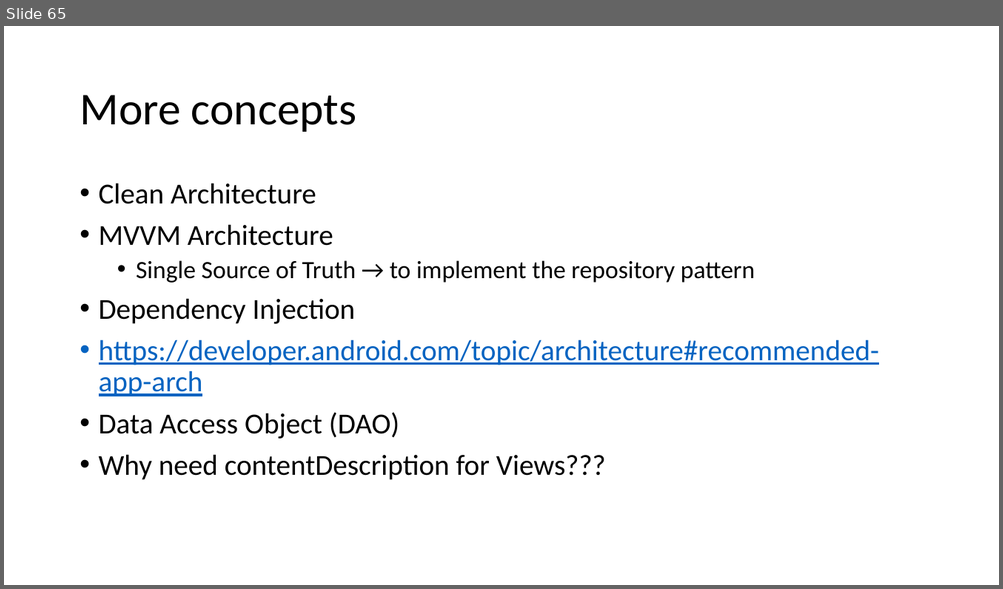
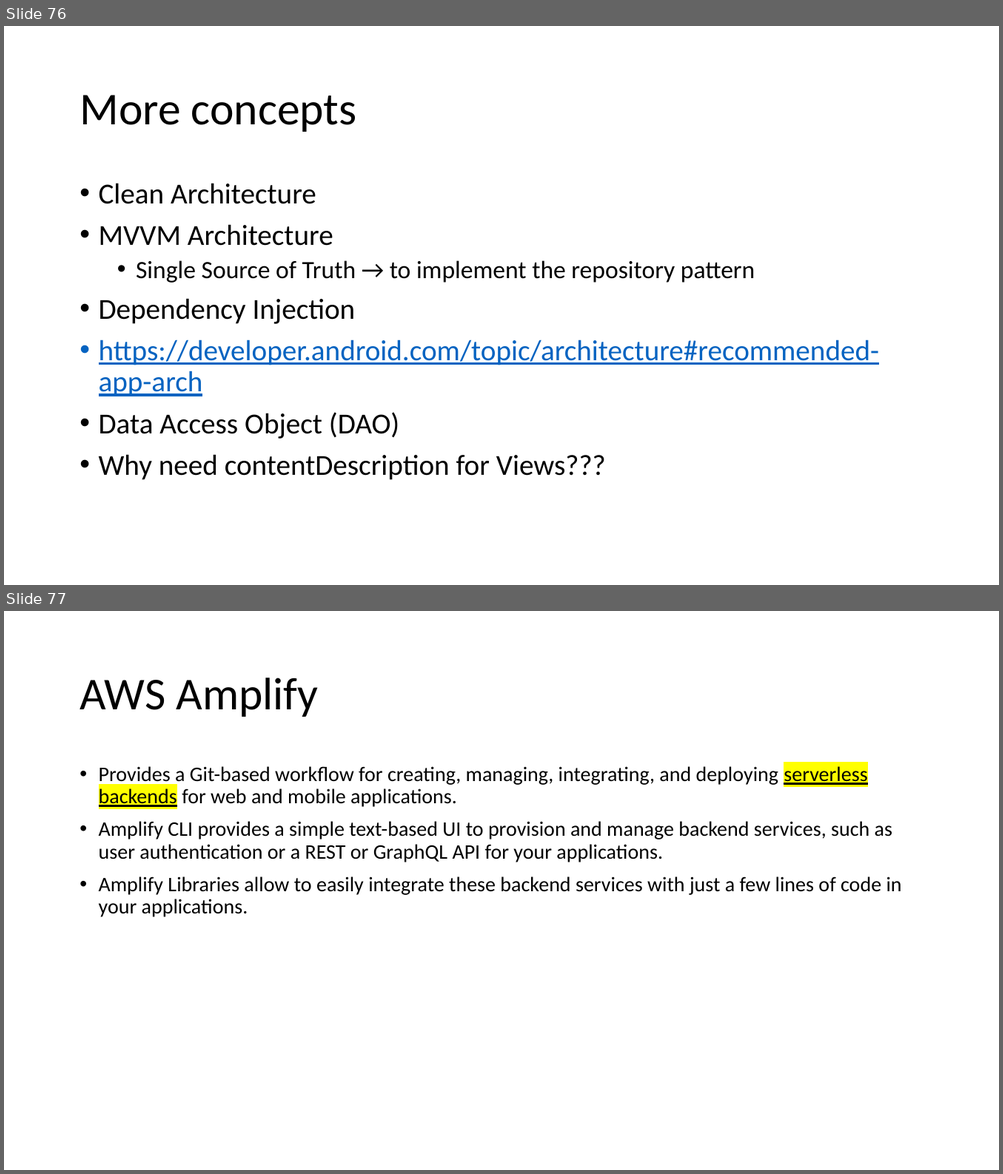
Before and after one commit to joellecorliss/Associate-Android-Developer, a slide deck: Android Basics in Kotlin.pptx. Shown one above the other, each under a label of ours: slide 65 before the commit, slides 76 and 77 after it. The pictures are 1003x589 and 1003x1174 pixels, drawn with LibreOffice and Linux fonts; fonts in the diff are those of the drawing. Boxes give left, top, right and bottom in pixels: in the first picture for what was removed or moved away, otherwise in the second. Text is boxed around its words. In the diff, an @@ line names an element or a change of style, - is before the commit and + after.

```diff
--- a/Android Basics in Kotlin.pptx
+++ b/Android Basics in Kotlin.pptx
@@ slide 77 added at <box>4,611,999,1170</box>, background #FFFFFF @@
@@ title added at <box>79,678,318,717</box>, 44 pt, text #000000 @@
+AWS Amplify
@@ text added at <box>99,766,902,917</box>, 20 pt, text #000000 @@
+• Provides a Git-based workflow for creating, managing, integrating, and deploying serverless backends for web and mobile applications.
+• Amplify CLI provides a simple text-based UI to provision and manage backend services, such as user authentication or a REST or GraphQL API for your applications.
+• Amplify Libraries allow to easily integrate these backend services with just a few lines of code in your applications.
@@ what was slide 65 is now slide 76 @@
```
Also in this commit, not shown: 5 slides changed, 13 other slides added, 5 other files.
